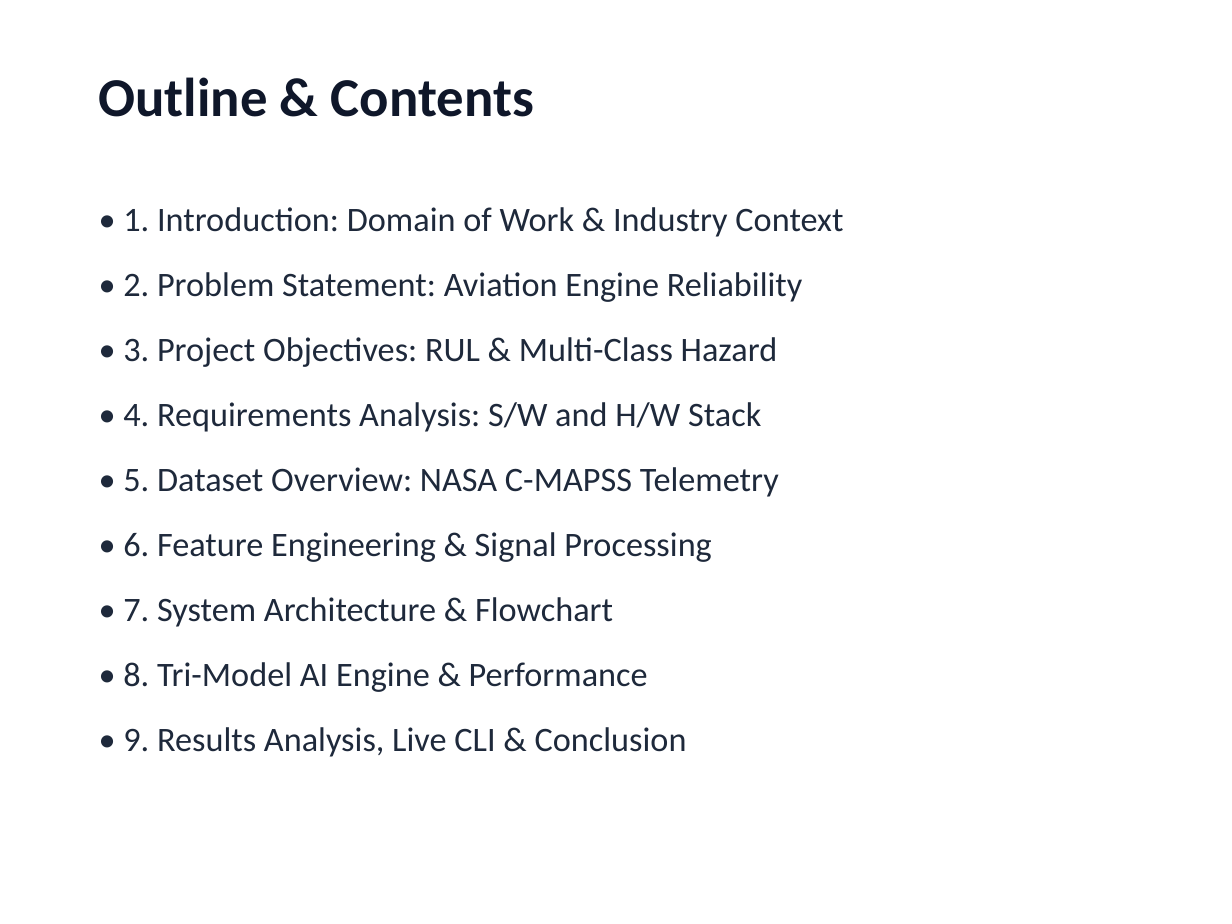
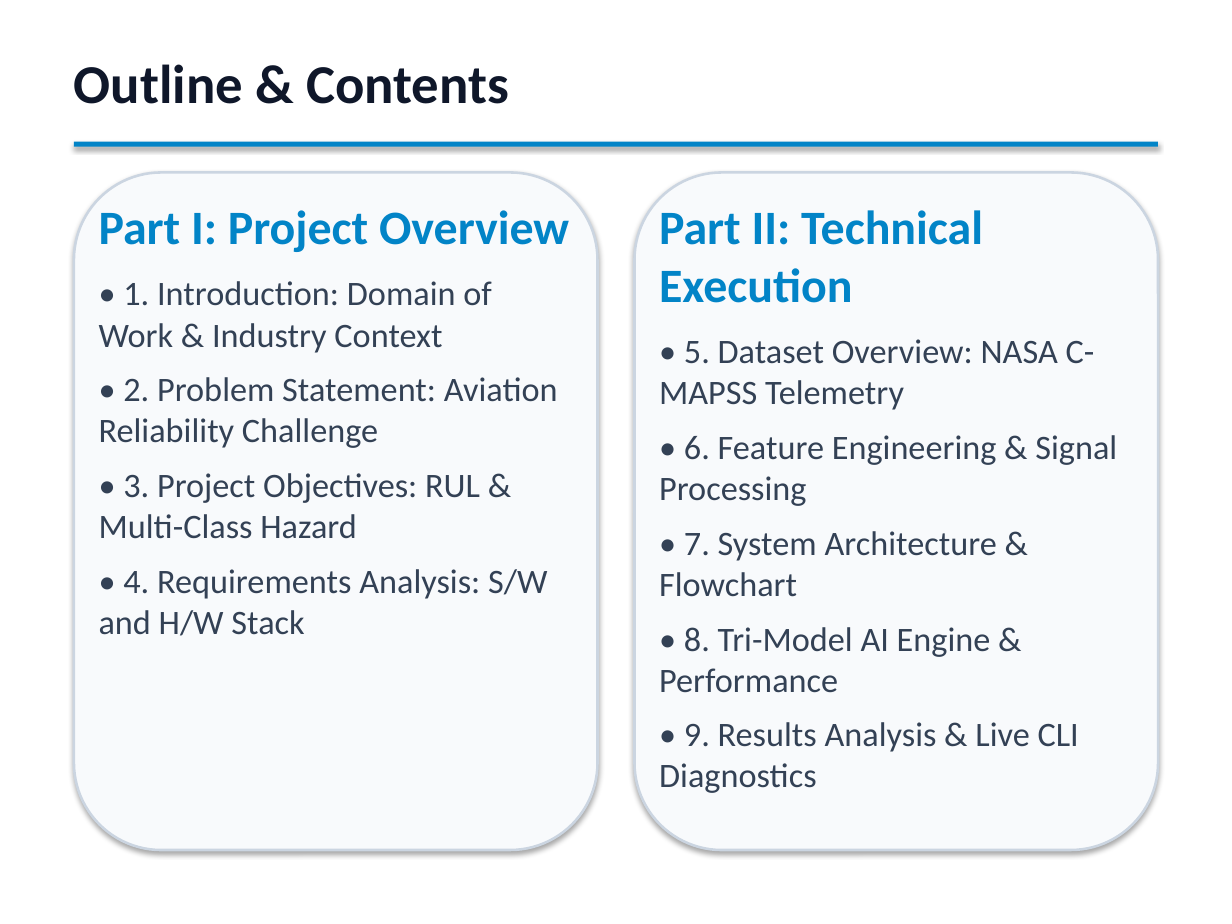
Before and after one commit to PiyushTiwari2051/Predictive-Master, a slide deck: slide 2 of Predictive_Maintenance_Internship_Presentation.pptx. Drawn at 1232x924 pixels with LibreOffice and Linux fonts; fonts in the diff are those of the drawing. Boxes give left, top, right and bottom in pixels: in the first picture for what was removed or moved away, otherwise in the second. Text is boxed around its words. In the diff, an @@ line names an element or a change of style, - is before the commit and + after.

```diff
--- a/Predictive_Maintenance_Internship_Presentation.pptx
+++ b/Predictive_Maintenance_Internship_Presentation.pptx
@@ text "Outline & Contents": place and size @@
-text "Outline & Contents" at box(99, 77, 534, 117)
+text "Outline & Contents" at box(74, 64, 509, 104)
@@ rectangle added at box(74, 142, 1158, 147), fill #0284C7 @@
@@ rounded rectangle added at box(74, 172, 598, 850), fill #F8FAFC, outline #CBD5E1 1.5 pt @@
@@ rounded rectangle added at box(634, 172, 1158, 850), fill #F8FAFC, outline #CBD5E1 1.5 pt @@
@@ text "Part II: Technical Execution": place and size @@
-text "Part II: Technical Execution" at box(123, 207, 843, 757)
+text "Part II: Technical Execution" at box(659, 210, 1117, 793)
@@ text added at box(99, 210, 569, 636), 20 pt, text #334155 @@
+Part I: Project Overview
+• 1. Introduction: Domain of Work & Industry Context
+• 2. Problem Statement: Aviation Reliability Challenge
+• 3. Project Objectives: RUL & Multi-Class Hazard
+• 4. Requirements Analysis: S/W and H/W Stack
@@ text at box(659, 210, 983, 303): text changed; size 20 to 28 pt; text colour #1E293B to #0284C7; bold on @@
-• 1. Introduction: Domain of Work & Industry Context
-• 2. Problem Statement: Aviation Engine Reliability
-• 3. Project Objectives: RUL & Multi-Class Hazard
-• 4. Requirements Analysis: S/W and H/W Stack
+Part II: Technical Execution
@@ text at box(659, 339, 1117, 693): text colour #1E293B to #334155 in "• 5. Dataset Overview: NASA C-MAPSS Telemetry", "• 6. Feature Engineering & Signal Processing", "• 7. System Architecture & Flowchart", "• 8. Tri-Model AI Engine & Performance"; less space between paragraphs @@
@@ text at box(659, 722, 1079, 793): text changed; text colour #1E293B to #334155 @@
-• 9. Results Analysis, Live CLI & Conclusion
+• 9. Results Analysis & Live CLI Diagnostics
```
Also in this commit, not shown: 13 other slides changed, 2 slides added, 2 slides removed, 1 other file.
